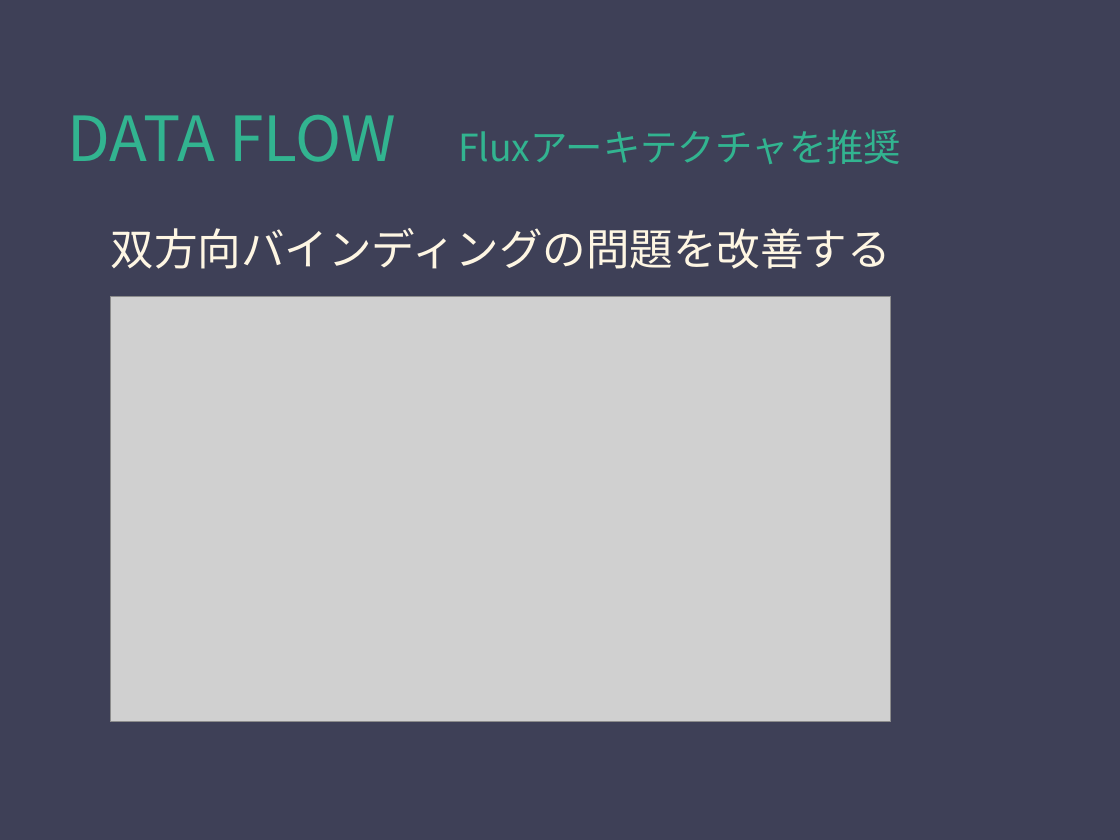
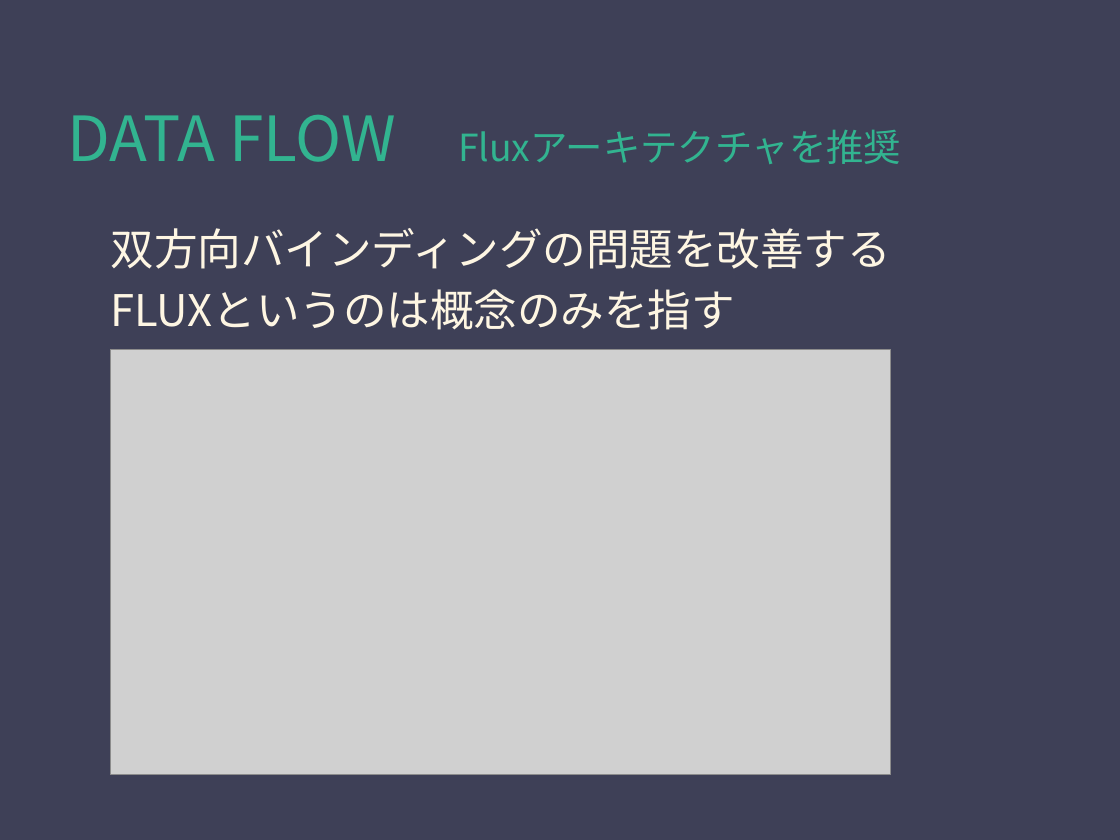
Before and after one commit to ixui/react-first-step, a slide deck: slide 15 of 20160428 React入門.pptx (slide 9 before the commit). Drawn at 1120x840 pixels with LibreOffice and Linux fonts; fonts in the diff are those of the drawing; grey boxes stand for pictures. Boxes give left, top, right and bottom in pixels: in the first picture for what was removed or moved away, otherwise in the second. Text is boxed around its words. In the diff, an @@ line names an element or a change of style, - is before the commit and + after.

```diff
--- a/20160428 React入門.pptx
+++ b/20160428 React入門.pptx
@@ text at box(111, 289, 735, 330): paragraph added @@
+FLUXというのは概念のみを指す
@@ picture: place and size @@
-picture at box(110, 297, 890, 722)
+picture at box(110, 349, 890, 775)
```
Also in this commit, not shown: 7 slides added, 2 other files.
